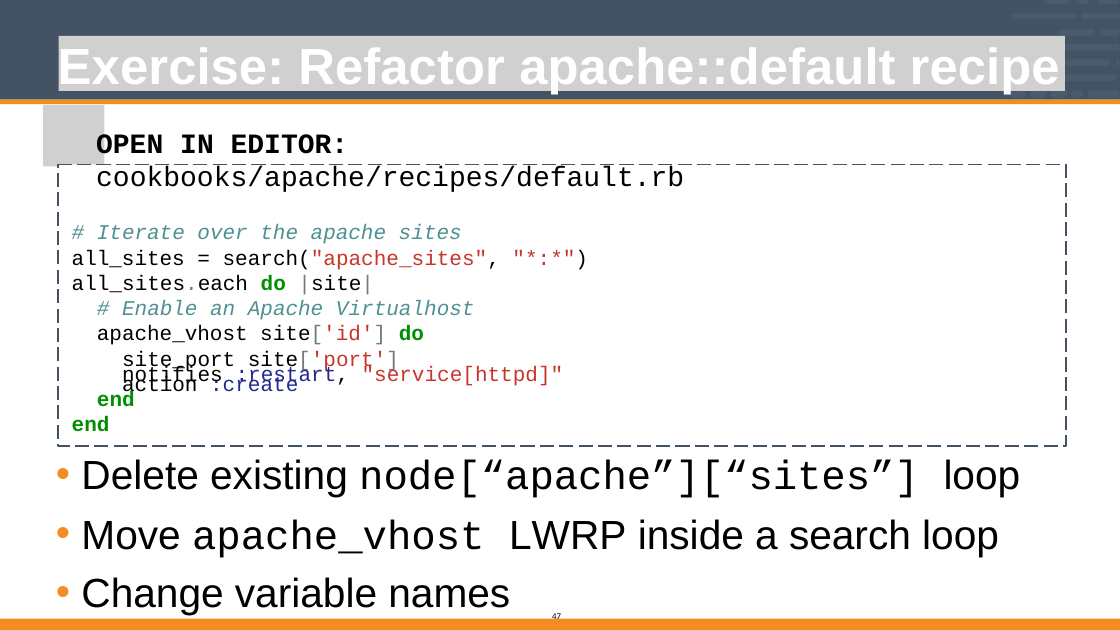
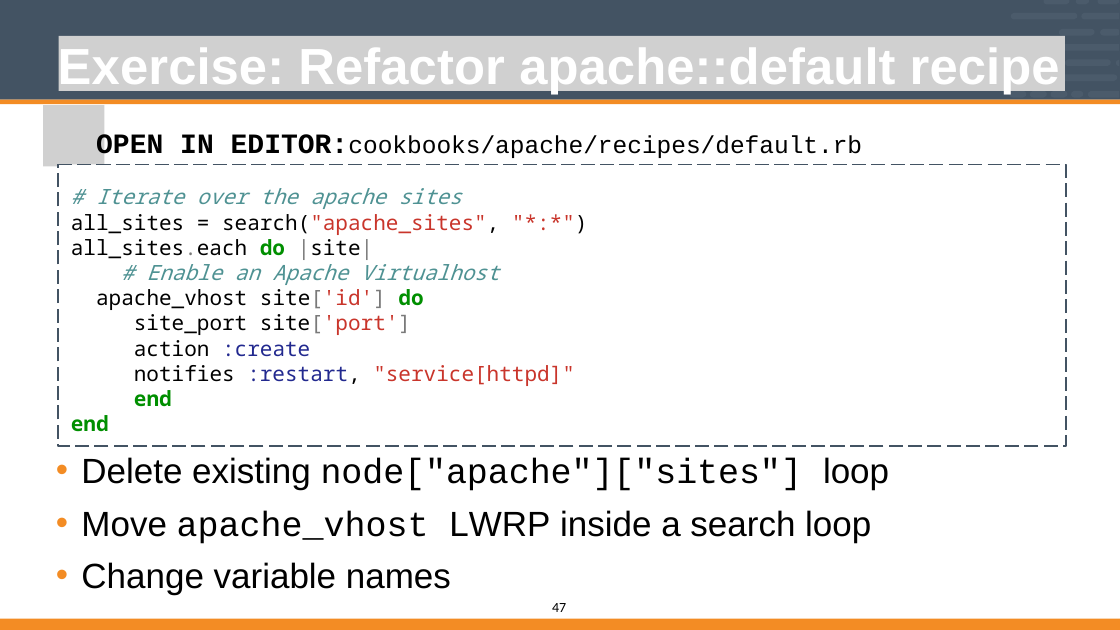
Before and after one commit to vinyar/chef-intermediate, a slide deck: slide 47 of Modules/04-Chef_Intermediate.pptx. Drawn at 1120x630 pixels with LibreOffice and Linux fonts; fonts in the diff are those of the drawing; grey boxes stand for pictures. Boxes give left, top, right and bottom in pixels: in the first picture for what was removed or moved away, otherwise in the second. Text is boxed around its words. In the diff, an @@ line names an element or a change of style, - is before the commit and + after.

```diff
--- a/Modules/04-Chef_Intermediate.pptx
+++ b/Modules/04-Chef_Intermediate.pptx
@@ text at bbox=[96, 134, 862, 158]: text changed; size 32 to 28 pt @@
-OPEN IN EDITOR: cookbooks/apache/recipes/default.rb
+OPEN IN EDITOR:cookbooks/apache/recipes/default.rb
@@ text at bbox=[96, 188, 500, 285]: font Courier New to Noto Sans Mono, text colour #4F9192 to #4F9293 in "# Iterate over the apache sites", "# Enable an Apache Virtualhost"; letter spacing -0.1 to 0 pt in "Iterate over the apache", "Enable an Apache"; indent changed @@
@@ text at bbox=[71, 214, 499, 260]: text changed; font Courier New to Noto Sans Mono @@
-all_sites = search("apache_sites", "*:*") all_sites.each do |site|
+all_sites = search("apache_sites", "*:*")
+all_sites.each do |site|
@@ text at bbox=[71, 289, 575, 432]: text changed; font Courier New to Noto Sans Mono @@
-apache_vhost site['id'] do site_port site['port'] action :create
+apache_vhost site['id'] do
+site_port site['port']
+action :create
+notifies :restart, "service[httpd]"
+end
+end
@@ text removed at bbox=[72, 366, 223, 432] @@
-notifies
-end end
@@ text removed at bbox=[236, 366, 349, 388] @@
-:restart,
@@ text removed at bbox=[362, 366, 564, 386] @@
-"service[httpd]"
@@ text at bbox=[81, 457, 889, 491]: text changed; size 46.5 to 40 pt @@
-• Delete existing node[“apache”][“sites”] loop
+• Delete existing node["apache"]["sites"] loop
@@ text at bbox=[81, 510, 871, 595]: size 46.5 to 40 pt in "Move apache_vhost LWRP inside a search loop", "Change variable names" @@
@@ page number: place and size @@
-page number at bbox=[552, 612, 561, 622]
+page number at bbox=[552, 603, 566, 612]
@@ page number at bbox=[552, 603, 566, 612]: size 10 to 16 pt @@
```
Also in this commit, not shown: 55 other slides changed.
